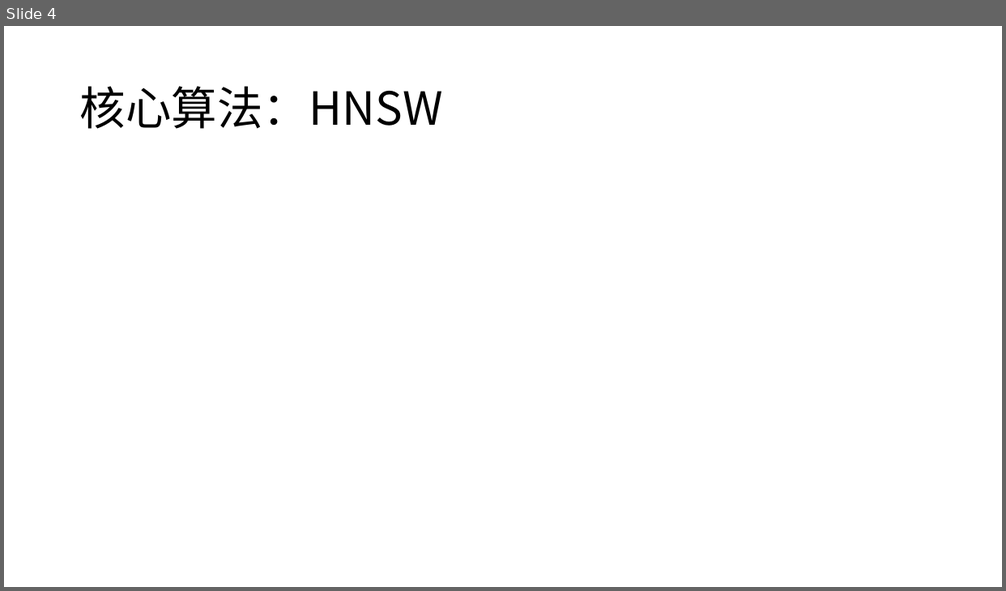
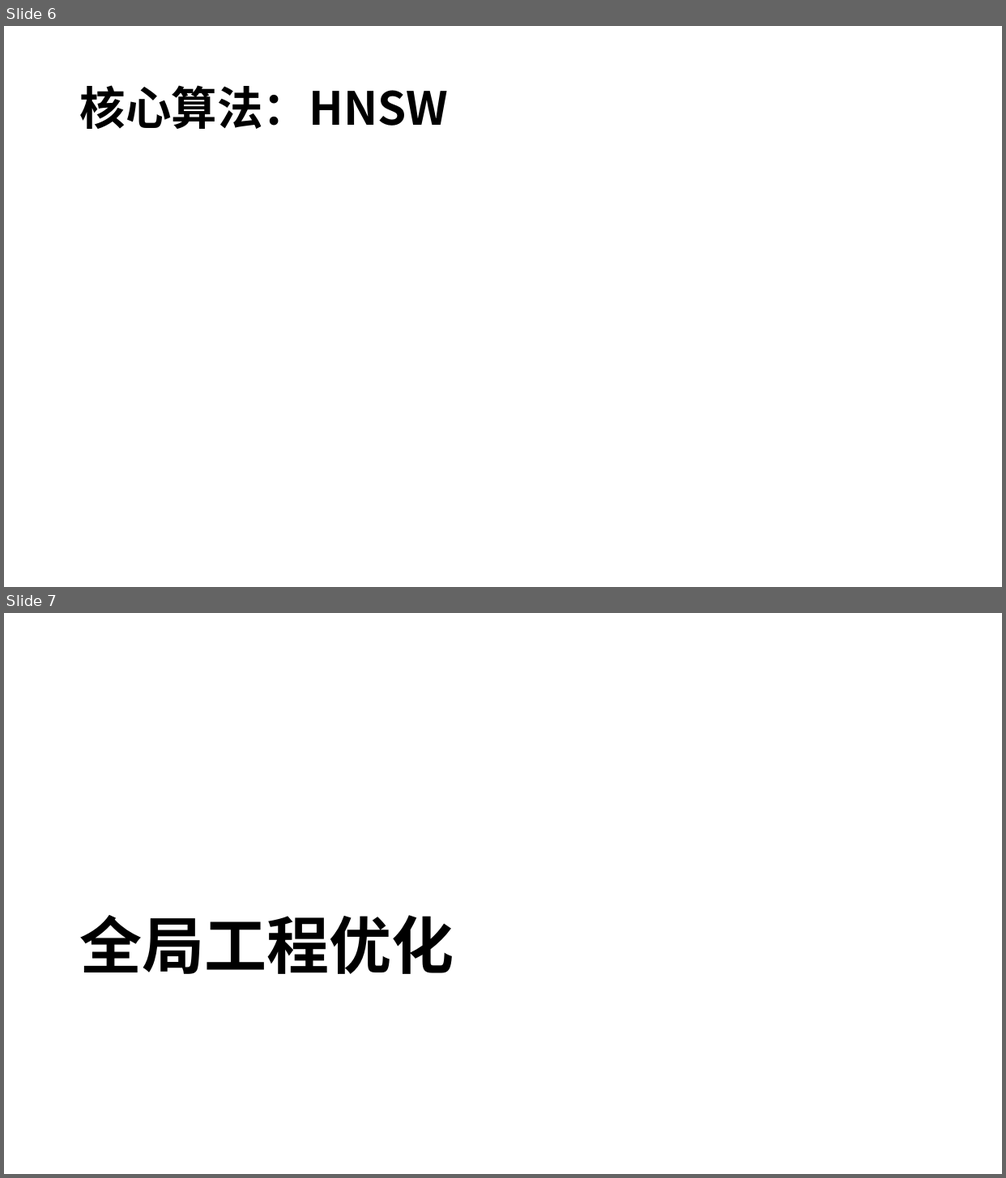
Before and after one commit to ray847/ANNS, a slide deck: doc/基于TunableHNSW的高性能向量搜索研究.pptx. Shown one above the other, each under a label of ours: slide 4 before the commit, slides 6 and 7 after it. The pictures are 1006x591 and 1006x1178 pixels, drawn with LibreOffice and Linux fonts; fonts in the diff are those of the drawing; grey boxes stand for pictures. Boxes give left, top, right and bottom in pixels: in the first picture for what was removed or moved away, otherwise in the second. Text is boxed around its words. In the diff, an @@ line names an element or a change of style, - is before the commit and + after.

```diff
--- a/doc/基于TunableHNSW的高性能向量搜索研究.pptx
+++ b/doc/基于TunableHNSW的高性能向量搜索研究.pptx
@@ slide 7 added at box(4, 613, 1002, 1174), background #FFFFFF @@
@@ title added at box(79, 915, 454, 974), 60 pt, text #000000, bold @@
+全局工程优化
@@ what was slide 4 is now slide 6 @@
@@ slide 6 changed as well @@
@@ title "核心算法：HNSW" at box(80, 85, 448, 129): bold on @@
```
Also in this commit, not shown: 10 other slides changed, 5 other slides added, 11 other files.
